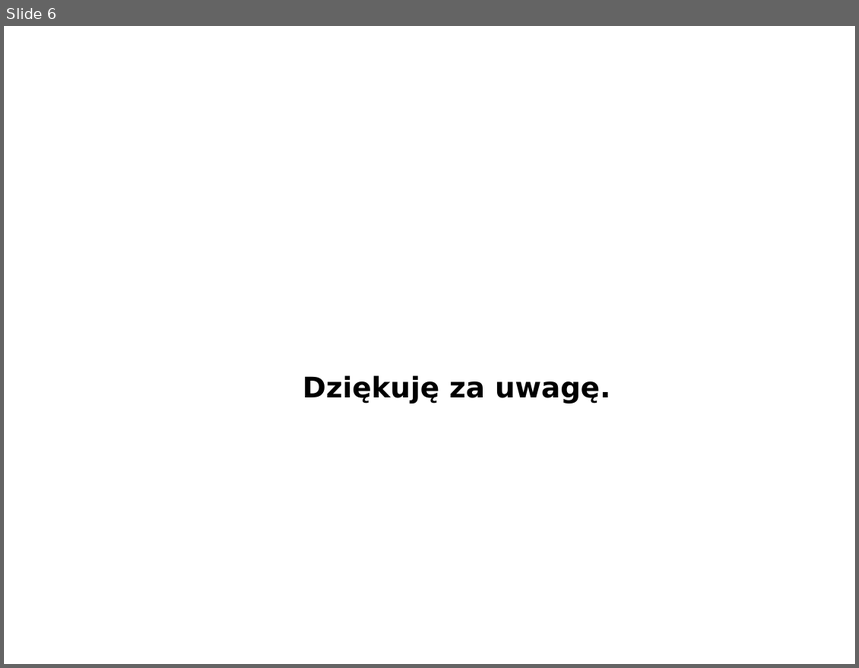
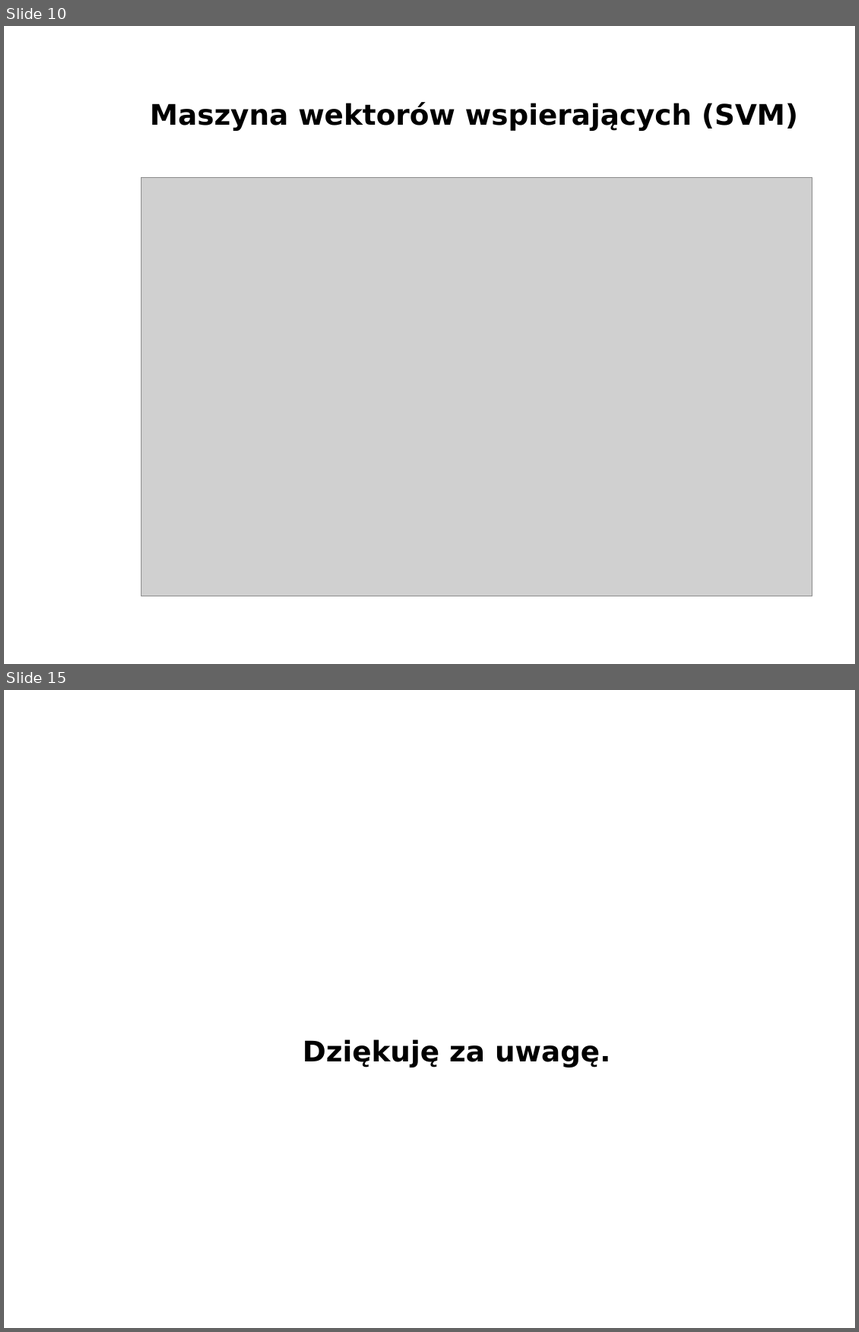
Before and after one commit to michalcichon/praca-magisterska, a slide deck: presentation/prezentacja-obrona.ppt. Shown one above the other, each under a label of ours: slide 6 before the commit, slides 10 and 15 after it; the slides between them are not shown. The pictures are 859x668 and 859x1332 pixels, drawn with LibreOffice and Linux fonts; fonts in the diff are those of the drawing; grey boxes stand for pictures; background and template pictures are left out. Boxes give left, top, right and bottom in pixels: in the first picture for what was removed or moved away, otherwise in the second. Text is boxed around its words. In the diff, an @@ line names an element or a change of style, - is before the commit and + after.

```diff
--- a/presentation/prezentacja-obrona.ppt
+++ b/presentation/prezentacja-obrona.ppt
@@ slide 10 added at <box>4,26,855,664</box>, background picture (left out) @@
@@ title added at <box>150,102,798,131</box>, 24 pt, text #000000, bold @@
+Maszyna wektorów wspierających (SVM)
@@ picture added at <box>141,177,813,596</box> @@
@@ what was slide 6 is now slide 15 @@
```
Also in this commit, not shown: 4 slides changed, 9 other slides added, 1 slide removed.
